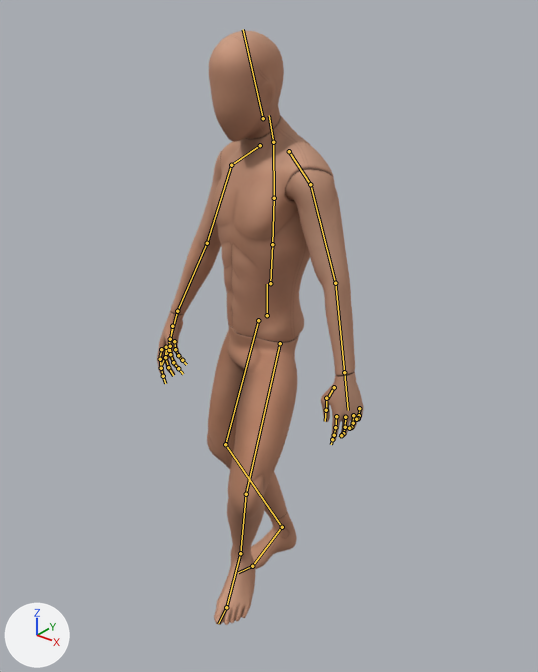
Two versions of the FBX model Assets/Characters/Mixamo/Source/Walk Strafe Left Back Cross Recovery.fbx, one commit apart.
Camera for both pictures: a camera (50 mm lens) standing at (1.565, -1.38, 1.821) and looking at (0.37, 0.113, 0.895). The axes (+X, +Y, +Z) are drawn at lower left. The lights are the same throughout. The older version comes first. Both versions are drawn at frame 77 of the action 'Scene'; the numbers are the values there. The bones that change, and the others that lie on the model, are drawn over the model as lines.

Names of what the first picture shows: 'Ch36'.
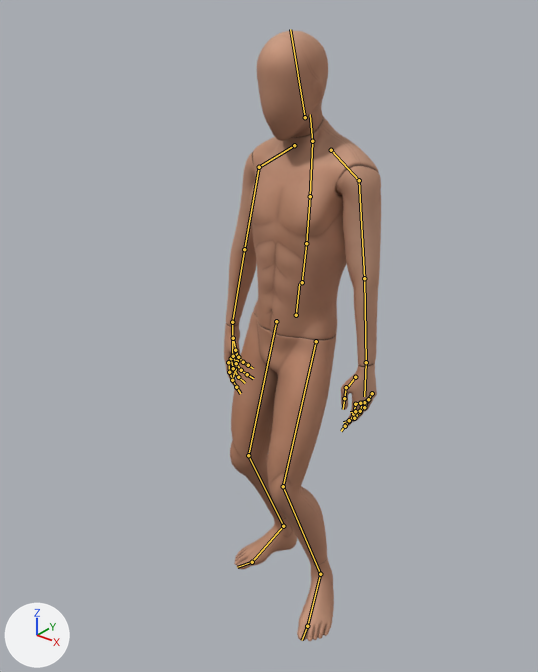
The edits, one by one:
Bone 'mixamorig1:Hips' (bone_mixamorig1_hips) moves from (33.8, -5.9, -17.6) to (40.0, -6.0, -23.2).
Bone 'mixamorig1:Hips' (bone_mixamorig1_hips) turns from (1, -28, -1) to (-3, -7, -3) degrees about its own x, y and z.
Bone 'mixamorig1:Spine' (bone_mixamorig1_spine) turns from (3, 6, 2) to (3, 2, 3) degrees about its own x, y and z.
Bone 'mixamorig1:Spine1' (bone_mixamorig1_spine1) turns from (1, 5, 1) to (1, 1, 2) degrees about its own x, y and z.
Bone 'mixamorig1:Spine2' (bone_mixamorig1_spine2) turns from (2, 3, 2) to (1, 1, 2) degrees about its own x, y and z.
Bone 'mixamorig1:Neck' (bone_mixamorig1_neck) turns from (4, 2, 0) to (5, 0, 0) degrees about its own x, y and z.
Bone 'mixamorig1:LeftArm' (bone_mixamorig1_leftarm) turns from (61, 17, 18) to (68, 9, 18) degrees about its own x, y and z.
Bone 'mixamorig1:LeftForeArm' (bone_mixamorig1_leftforearm) turns from (2, -2, 2) to (5, 0, -4) degrees about its own x, y and z.
Bone 'mixamorig1:LeftHand' (bone_mixamorig1_lefthand) turns from (3, -27, -3) to (3, -39, -3) degrees about its own x, y and z.
Bone 'mixamorig1:LeftHandIndex3' (bone_mixamorig1_lefthandindex3) turns from (8, 0, -2) to (6, 0, -1) degrees about its own x, y and z.
Bone 'mixamorig1:LeftHandMiddle2' (bone_mixamorig1_lefthandmiddle2) turns from (13, 0, -3) to (12, 0, -3) degrees about its own x, y and z.
Bone 'mixamorig1:LeftHandRing1' (bone_mixamorig1_lefthandring1) turns from (6, 0, 2) to (6, 0, 3) degrees about its own x, y and z.
Bone 'mixamorig1:RightShoulder' (bone_mixamorig1_rightshoulder) turns from (15, -5, -10) to (17, -5, -12) degrees about its own x, y and z.
Bone 'mixamorig1:RightArm' (bone_mixamorig1_rightarm) turns from (51, -5, -22) to (61, -15, -25) degrees about its own x, y and z.
Bone 'mixamorig1:RightForeArm' (bone_mixamorig1_rightforearm) turns from (5, 3, -8) to (6, 1, -1) degrees about its own x, y and z.
Bone 'mixamorig1:RightHand' (bone_mixamorig1_righthand) turns from (2, 20, 7) to (4, 26, 6) degrees about its own x, y and z.
Bone 'mixamorig1:LeftUpLeg' (bone_mixamorig1_leftupleg) turns from (89, -59, -53) to (27, -16, -2) degrees about its own x, y and z.
Bone 'mixamorig1:LeftLeg' (bone_mixamorig1_leftleg) turns from (-67, 9, 17) to (-42, 3, 12) degrees about its own x, y and z.
Bone 'mixamorig1:LeftFoot' (bone_mixamorig1_leftfoot) turns from (13, 29, -14) to (12, -6, -4) degrees about its own x, y and z.
Bone 'mixamorig1:RightUpLeg' (bone_mixamorig1_rightupleg) turns from (21, 17, 13) to (19, 8, 13) degrees about its own x, y and z.
Bone 'mixamorig1:RightFoot' (bone_mixamorig1_rightfoot) turns from (16, -37, 35) to (24, -10, 14) degrees about its own x, y and z.

Pixel boxes [x1, y1, x2, y2] of what changed, in the pictures (538 x 672 px):
'Ch36', posed (24% narrower): before [157, 30, 364, 625]; after [224, 30, 381, 641]
bone 'mixamorig1:Hips', root to tip: before (267, 315) to (267, 284); after (296, 315) to (299, 283)
bone 'mixamorig1:Spine', root to tip: before (270, 283) to (272, 244); after (302, 282) to (306, 243)
bone 'mixamorig1:Spine1', root to tip: before (272, 244) to (274, 198); after (306, 243) to (310, 196)
bone 'mixamorig1:Spine2', root to tip: before (274, 198) to (273, 143); after (310, 196) to (312, 142)
bone 'mixamorig1:Neck', root to tip: before (273, 142) to (269, 115); after (312, 141) to (310, 114)
bone 'mixamorig1:LeftArm', root to tip: before (310, 184) to (335, 283); after (359, 180) to (364, 278)
bone 'mixamorig1:LeftForeArm', root to tip: before (335, 283) to (344, 372); after (364, 278) to (366, 362)
bone 'mixamorig1:LeftHand', root to tip: before (344, 372) to (348, 410); after (366, 362) to (364, 396)
bone 'mixamorig1:LeftHandIndex3', root to tip: before (334, 435) to (332, 439); after (349, 421) to (345, 426)
bone 'mixamorig1:LeftHandMiddle2', root to tip: before (345, 427) to (343, 433); after (359, 412) to (354, 418)
bone 'mixamorig1:LeftHandRing1', root to tip: before (353, 415) to (353, 423); after (367, 400) to (364, 407)
bone 'mixamorig1:RightShoulder', root to tip: before (260, 145) to (231, 165); after (294, 145) to (259, 167)
bone 'mixamorig1:RightArm', root to tip: before (231, 165) to (207, 243); after (259, 167) to (244, 249)
bone 'mixamorig1:RightForeArm', root to tip: before (207, 243) to (177, 311); after (244, 249) to (232, 322)
bone 'mixamorig1:RightHand', root to tip: before (177, 311) to (169, 342); after (232, 322) to (232, 353)
bone 'mixamorig1:LeftUpLeg', root to tip: before (280, 343) to (246, 494); after (316, 341) to (283, 486)
bone 'mixamorig1:LeftLeg', root to tip: before (246, 494) to (240, 553); after (283, 486) to (320, 574)
bone 'mixamorig1:LeftFoot', root to tip: before (240, 553) to (226, 607); after (320, 574) to (307, 626)
bone 'mixamorig1:RightUpLeg', root to tip: before (258, 320) to (225, 444); after (276, 321) to (248, 455)
bone 'mixamorig1:RightFoot', root to tip: before (282, 527) to (252, 566); after (283, 526) to (252, 562)
